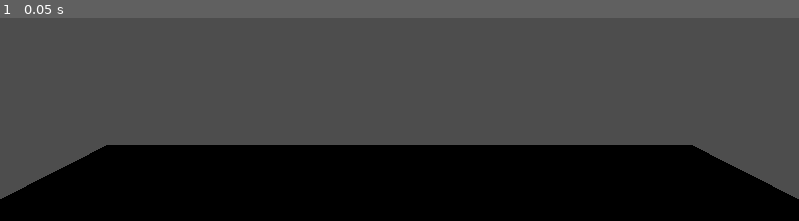
Above: before the commit, frame 1.
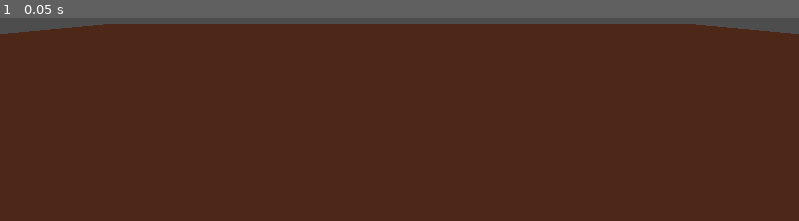
Above: after the commit, the same moment.

Repository: albusdemens/mangrove
Game: Godot game, scene res://scenes/simple_scene.tscn
The game is run twice, just before and just after one commit, with the same random seed, the same clock (stepped at 60 frames per second) and the same inputs.
Inputs:
- Up to frame 1 (0.05 s): no input

The runs differ from the first frame. In frame 1, 96% of the frame differs, in the area x 0-100%, y 2-100%.

Commit message:
<add>:: world environment (to be refined)

Diff:
--- a/scenes/simple_scene.tscn
+++ b/scenes/simple_scene.tscn
@@ -12,10 +12,12 @@
 material = SubResource("StandardMaterial3D_2mqy1")
 size = Vector2(1400, 1400)
 
+[sub_resource type="Environment" id="Environment_2mqy1"]
+
 [node name="simple_scene" type="Node3D"]
 
 [node name="Camera" type="Camera3D" parent="."]
-transform = Transform3D(1, 0, 0, 0, 1, 0, 0, 0, 1, 0, 355.629, 0)
+transform = Transform3D(1, 0, 0, 0, 1, 0, 0, 0, 1, 0, 66.1708, 0)
 current = true
 
 [node name="DirectionalLight" type="DirectionalLight3D" parent="."]
@@ -35,3 +37,6 @@
 modulate = Color(0.996078, 0.427451, 0.305882, 1)
 pixel_size = 0.1
 script = ExtResource("1_2mqy1")
+
+[node name="WorldEnvironment" type="WorldEnvironment" parent="."]
+environment = SubResource("Environment_2mqy1")
--- a/scripts/ground_color.gd
+++ b/scripts/ground_color.gd
@@ -2,7 +2,7 @@
 
 func _ready():
 	# Set the color to red
-	modulate = Color("#fe6d4e")
+	modulate = Color("#c74300")
 
 	# Set the color to blue with 50% transparency
 	#modulate = Color(0.0, 0.0, 1.0, 0.5)
Not shown: 1 places in scenes/simple_scene.tscn that only renumber resources
Not shown, added: scripts/trailer_controller.gd.uid
Not shown, added: .gitignore
